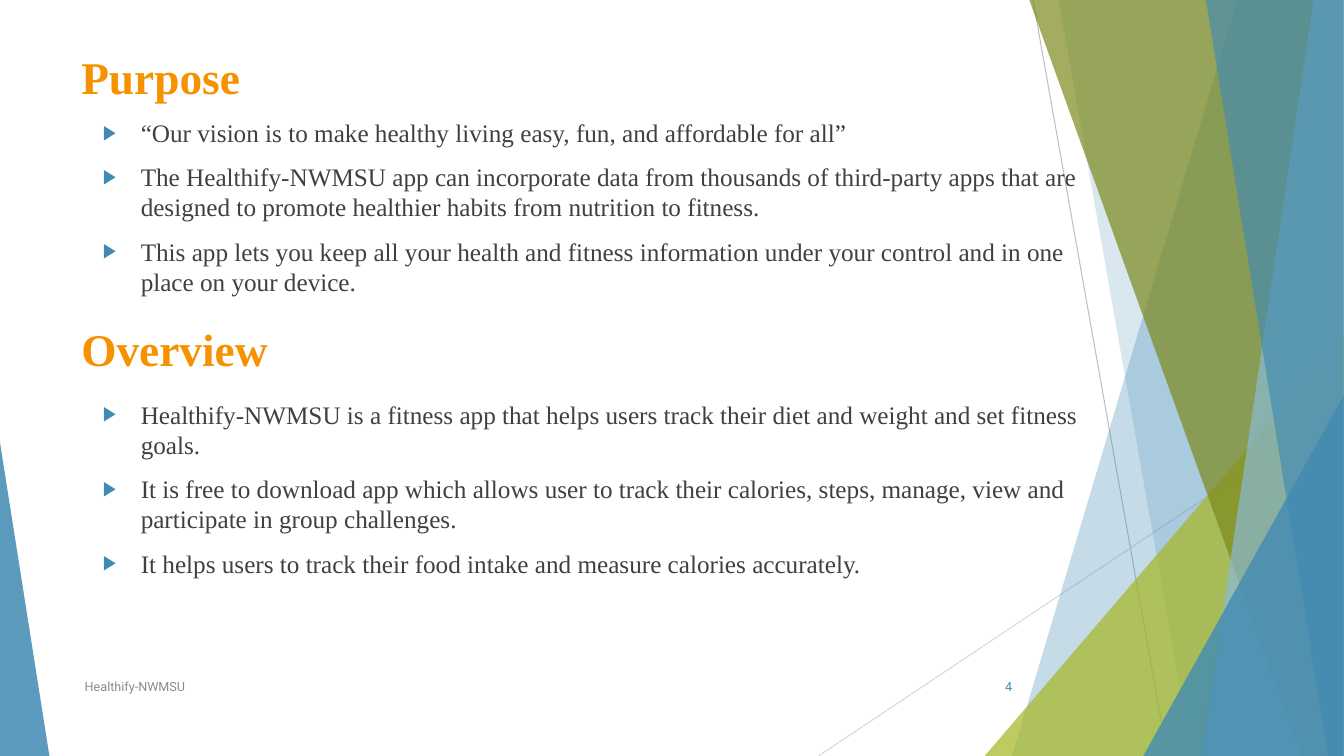
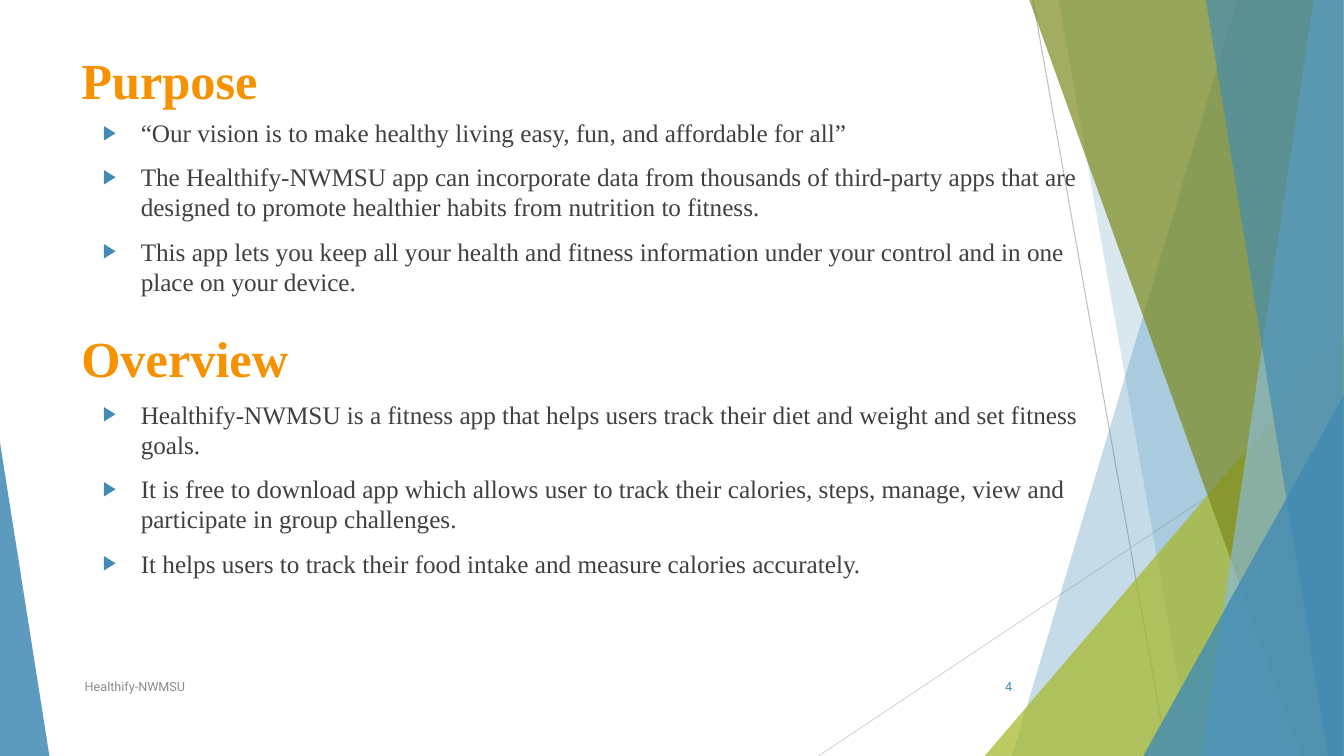
Before and after one commit to sowmyathogiti/Healthify, a slide deck: slide 4 of Healthify-NWMSU.pptx. Drawn at 1344x756 pixels with LibreOffice and Linux fonts; fonts in the diff are those of the drawing. Boxes give left, top, right and bottom in pixels: in the first picture for what was removed or moved away, otherwise in the second. Text is boxed around its words. In the diff, an @@ line names an element or a change of style, - is before the commit and + after.

```diff
--- a/Healthify-NWMSU.pptx
+++ b/Healthify-NWMSU.pptx
@@ title "Purpose Overview" at [81, 66, 288, 378]: size 32.4 to 36 pt @@
```
Also in this commit, not shown: 4 other slides changed.
